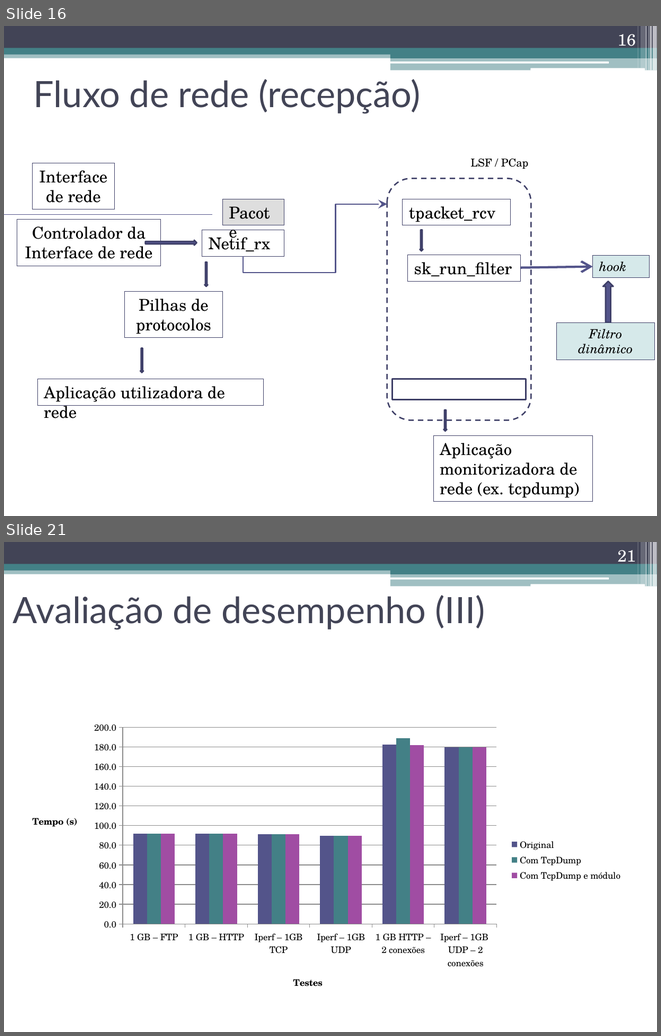
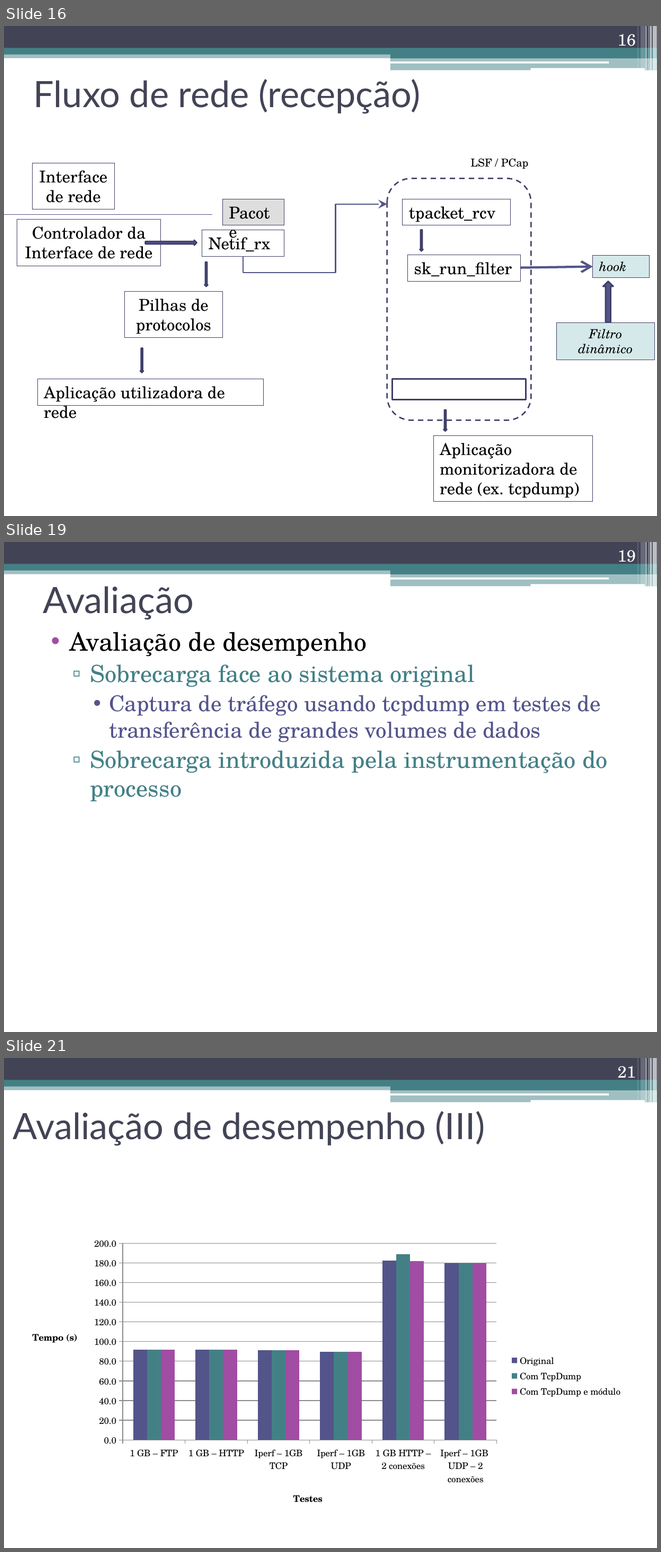
Before and after one commit to nunogmartins/cap_dissertation, a slide deck: doc/apresentacao_dissertacao.pptx. Shown one above the other, each under a label of ours: slides 16 and 21 before the commit, slides 16, 19 and 21 after it; the slides between them are not shown. The pictures are 661x1036 and 661x1552 pixels, drawn with LibreOffice and Linux fonts; fonts in the diff are those of the drawing. Boxes give left, top, right and bottom in pixels: in the first picture for what was removed or moved away, otherwise in the second. Text is boxed around its words. In the diff, an @@ line names an element or a change of style, - is before the commit and + after.

```diff
--- a/doc/apresentacao_dissertacao.pptx
+++ b/doc/apresentacao_dissertacao.pptx
@@ slide 19 added at [4,542,657,1032], background #FFFFFF; not listed: 13 template elements that a slide beside it also shows @@
@@ page number added at [618,550,636,566], 18 pt, text #FFFFFF @@
+19
@@ title added at [43,586,194,619], 40 pt, text #424456 @@
+Avaliação
@@ text added at [69,632,608,801], 26 pt, text #438086 @@
+• Avaliação de desempenho
+  ▫ Sobrecarga face ao sistema original
+    • Captura de tráfego usando tcpdump em testes de transferência de grandes volumes de dados
+  ▫ Sobrecarga introduzida pela instrumentação do processo
```
Also in this commit, not shown: 3 slides changed, 1 other slide added, 1 slide removed.
